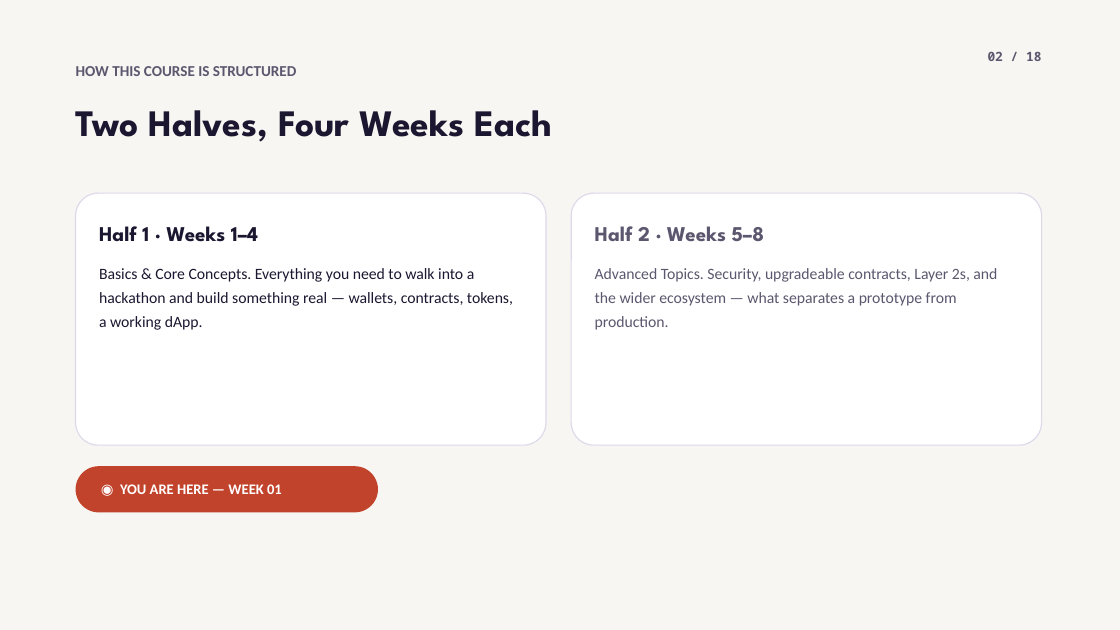
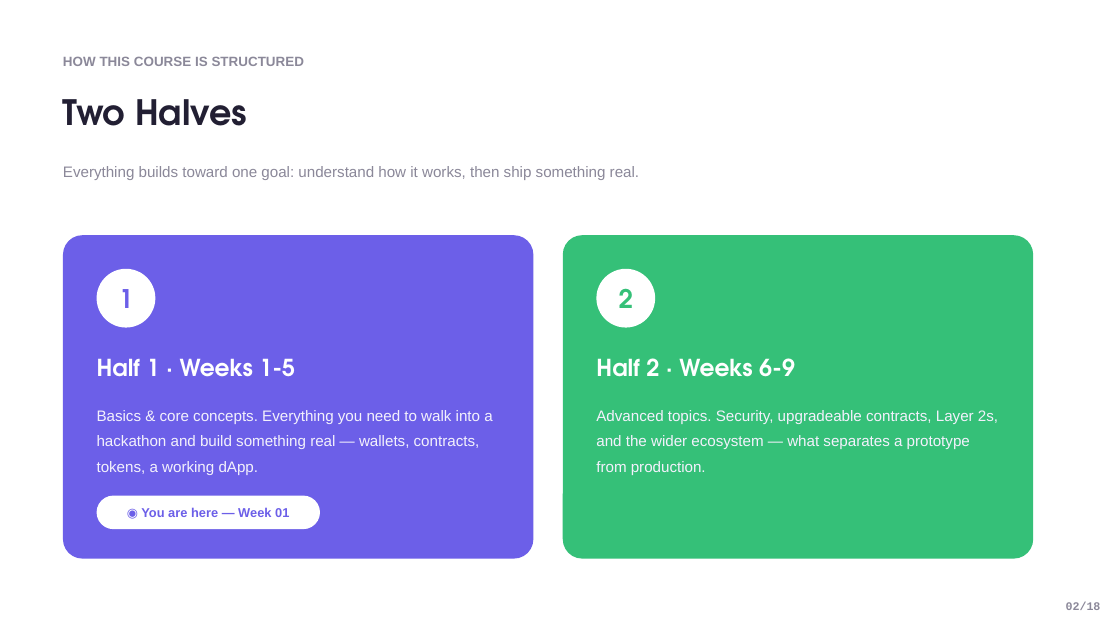
Before and after one commit to jadonamite/BlockchainCourse, a slide deck: slide 2 of curriculum/week-01/week1-topic-01-hashing.pptx. Drawn at 1120x630 pixels with LibreOffice and Linux fonts; fonts in the diff are those of the drawing. Boxes give left, top, right and bottom in pixels: in the first picture for what was removed or moved away, otherwise in the second. Text is boxed around its words. In the diff, an @@ line names an element or a change of style, - is before the commit and + after.

Commit message:
Rebuild Topic 01 deck to actually match the reference template
The previous decks used a dark terminal/dev-tool aesthetic invented
for this course instead of the referenced "Online Learning Platform"
template. This rebuilds Topic 01 (Hashing) from scratch as a real
component library matching the reference precisely: exact palette
(violet/yellow/green/coral), the squiggle ribbon motif, colored icon
cards, mentor-style photo cards, dashed timeline, stat blocks, and
CTA slides -- with real photos on nearly every slide instead of only
the divider. Code/terminal output is restyled into the reference's
own navy card color rather than a foreign dark theme.

Proof-of-concept on one topic before replicating to Topics 02-04.

```diff
--- a/curriculum/week-01/week1-topic-01-hashing.pptx
+++ b/curriculum/week-01/week1-topic-01-hashing.pptx
@@ rectangle removed at [0, 0, 1120, 630] @@
@@ text "HOW THIS COURSE IS STRUCTURED": place and size @@
-text "HOW THIS COURSE IS STRUCTURED" at [76, 66, 296, 76]
+text "HOW THIS COURSE IS STRUCTURED" at [63, 56, 305, 66]
@@ text "HOW THIS COURSE IS STRUCTURED" at [63, 56, 305, 66]: size 13 to 11.5 pt, font Calibri to Arial, text colour #5C576E to #8B8899 @@
@@ text at [63, 99, 247, 126]: text changed; size 32 to 30 pt; font League Spartan to TeX Gyre Adventor; text colour #1C1730 to #221F33 @@
-Two Halves, Four Weeks Each
+Two Halves
@@ text added at [63, 166, 639, 180], 13 pt, text #8B8899 @@
+Everything builds toward one goal: understand how it works, then ship something real.
@@ rounded rectangle removed at [571, 193, 1042, 445] @@
@@ rounded rectangle: place and size @@
-rounded rectangle at [76, 193, 546, 445]
+rounded rectangle at [63, 235, 534, 559]
@@ rounded rectangle at [63, 235, 534, 559]: fill #FFFFFF to #6C5FE8; outline #DED9EA 1 pt to none; proportions changed @@
@@ rounded rectangle: place and size @@
-rounded rectangle at [76, 466, 378, 513]
+rounded rectangle at [563, 235, 1033, 559]
@@ rounded rectangle at [563, 235, 1033, 559]: fill #C1432B to #35C078; proportions changed @@
@@ ellipse added at [97, 269, 155, 328], fill #FFFFFF, 22 pt, text #6C5FE8, bold @@
+1
@@ ellipse added at [597, 269, 655, 328], fill #FFFFFF, 22 pt, text #35C078, bold @@
+2
@@ text at [97, 359, 295, 377]: text changed; size 18 to 20 pt; font League Spartan to TeX Gyre Adventor; text colour #1C1730 to #FFFFFF @@
-Half 1 · Weeks 1–4
+Half 1 · Weeks 1-5
@@ text at [596, 358, 795, 377]: text changed; size 18 to 20 pt; font League Spartan to TeX Gyre Adventor; text colour #5C576E to #FFFFFF @@
-Half 2 · Weeks 5–8
+Half 2 · Weeks 6-9
@@ text at [97, 410, 492, 475]: text changed; size 13.5 to 13 pt; font Calibri to Arial; text colour #1C1730 to #F3F1FC @@
-Basics & Core Concepts. Everything you need to walk into a hackathon and build something real — wallets, contracts, tokens, a working dApp.
+Basics & core concepts. Everything you need to walk into a hackathon and build something real — wallets, contracts, tokens, a working dApp.
@@ text at [596, 410, 998, 475]: text changed; size 13.5 to 13 pt; font Calibri to Arial; text colour #5C576E to #F3F1FC @@
-Advanced Topics. Security, upgradeable contracts, Layer 2s, and the wider ecosystem — what separates a prototype from production.
+Advanced topics. Security, upgradeable contracts, Layer 2s, and the wider ecosystem — what separates a prototype from production.
@@ rounded rectangle "◉ You are here — ...": place and size @@
-rounded rectangle "◉ You are here — ..." at [120, 484, 282, 494]
+rounded rectangle "◉ You are here — ..." at [97, 496, 320, 529]
@@ rounded rectangle "◉ You are here — ..." at [97, 496, 320, 529]: vertical alignment top to middle; fill none to #FFFFFF @@
@@ text in rounded rectangle at [141, 507, 289, 517]: text changed; size 12.5 to 11 pt; font Calibri to Arial; text colour #FFFFFF to #6C5FE8 @@
-◉ YOU ARE HERE — WEEK 01
+◉ You are here — Week 01
@@ text at [1066, 601, 1101, 610]: text changed; size 11 to 10 pt; font Noto Sans Mono to Courier New; text colour #5C576E to #8B8899 @@
-02 / 18
+02/18
```
Also in this commit, not shown: 16 other slides changed, 1 slide added, 1 slide removed.
